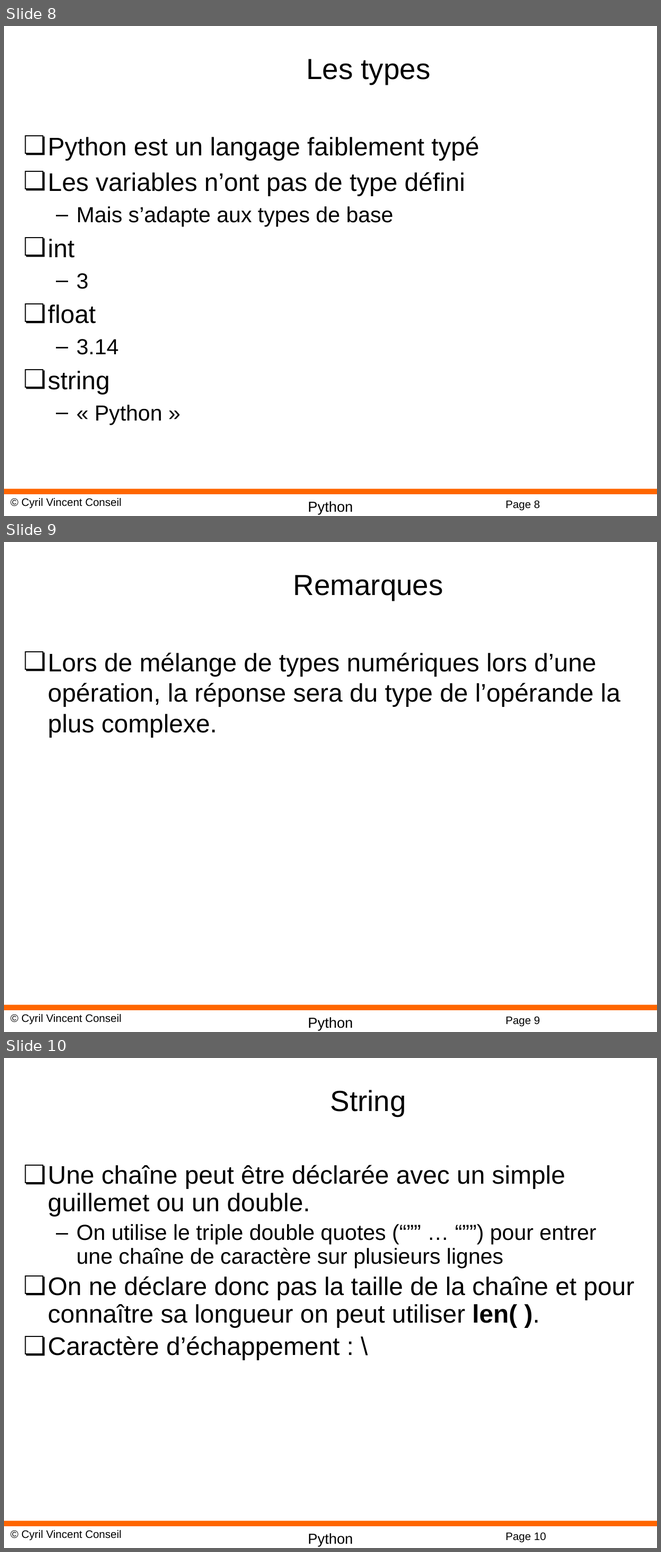
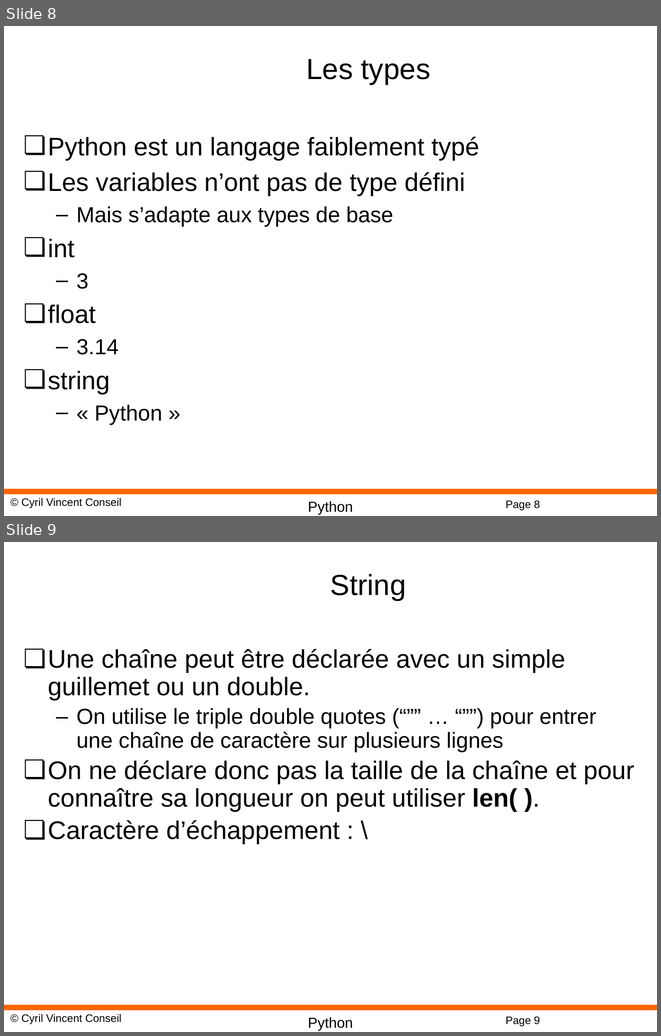
Before and after one commit to cyrilvincent/python, a slide deck: ppt/Python02-Variables.pptx. Shown one above the other, each under a label of ours: slides 8, 9 and 10 before the commit, slides 8 and 9 after it. The pictures are 661x1552 and 661x1036 pixels, drawn with LibreOffice and Linux fonts; fonts in the diff are those of the drawing; background and template pictures are left out. Boxes give left, top, right and bottom in pixels: in the first picture for what was removed or moved away, otherwise in the second. Text is boxed around its words. In the diff, an @@ line names an element or a change of style, - is before the commit and + after.

```diff
--- a/ppt/Python02-Variables.pptx
+++ b/ppt/Python02-Variables.pptx
@@ slide 9 removed at [4,542,657,1032], background #FFFFFF; not listed: 4 template elements that a slide beside it also shows @@
@@ title removed at [293,575,443,600] @@
-Remarques
@@ text removed at [48,652,620,737] @@
-❏ Lors de mélange de types numériques lors d’une opération, la réponse sera du type de l’opérande la plus complexe.
@@ what was slide 10 is now slide 9 @@
@@ page number at [505,1016,540,1026]: text changed @@
-Page 10
+Page 9
```
Also in this commit, not shown: 2 other slides removed, 3 other files.
